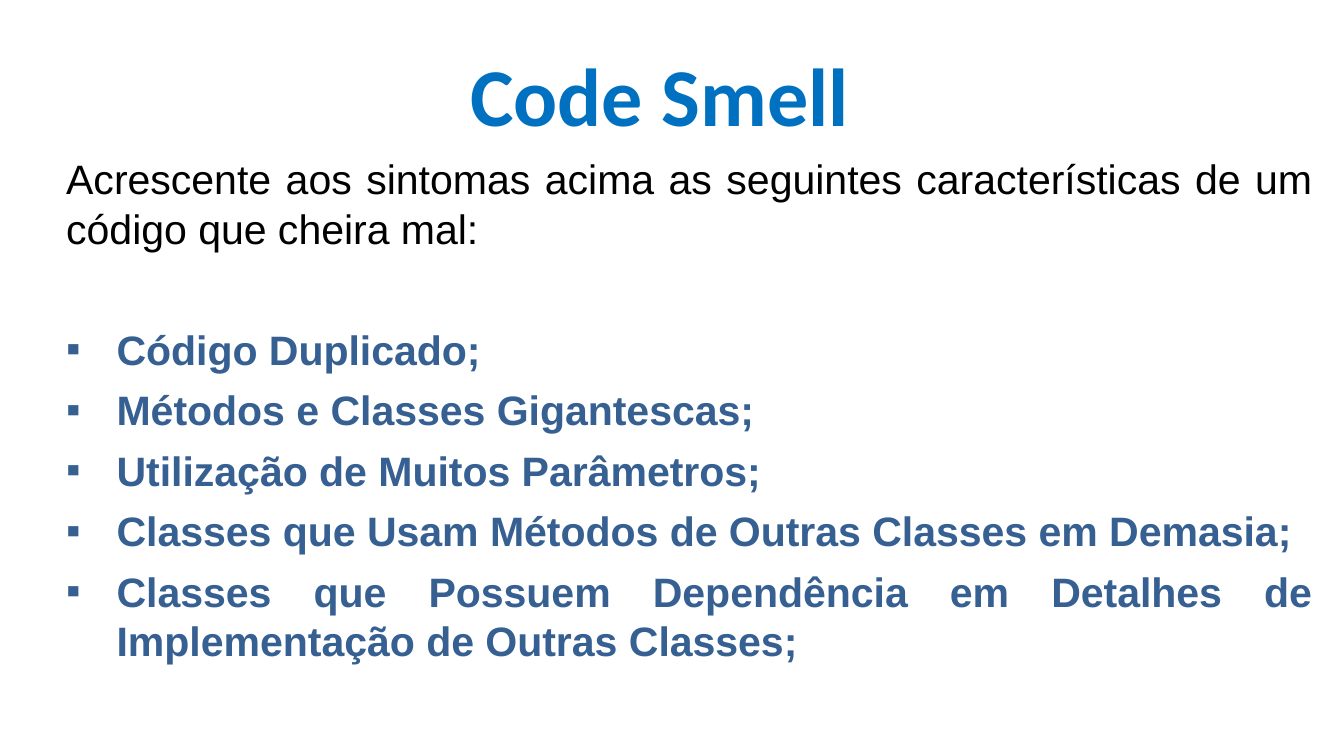
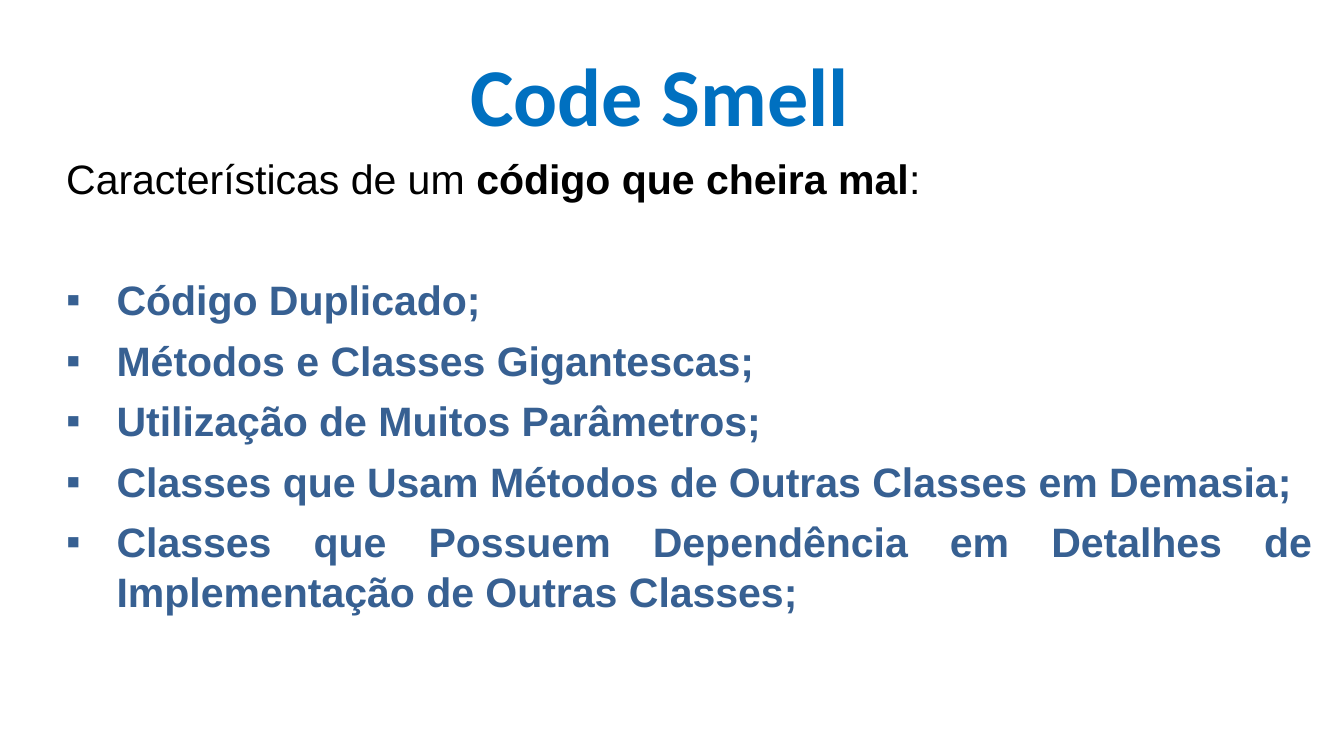
Before and after one commit to CloudEducationBrazil/WydenEngenhariaDeSoftware, a slide deck: slide 28 of 01 Classes/Aulas 05 e 06 Refatoração e Code-Smell.pptx. Drawn at 1344x756 pixels with LibreOffice and Linux fonts; fonts in the diff are those of the drawing; background and template pictures are left out. Boxes give left, top, right and bottom in pixels: in the first picture for what was removed or moved away, otherwise in the second. Text is boxed around its words. In the diff, an @@ line names an element or a change of style, - is before the commit and + after.

```diff
--- a/01 Classes/Aulas 05 e 06 Refatoração e Code-Smell.pptx
+++ b/01 Classes/Aulas 05 e 06 Refatoração e Code-Smell.pptx
@@ text at box(66, 163, 920, 203): text changed @@
-Acrescente aos sintomas acima as seguintes características de um código que cheira mal:
+Características de um código que cheira mal:
```
Also in this commit, not shown: 20 other slides changed, 1 slide removed.
